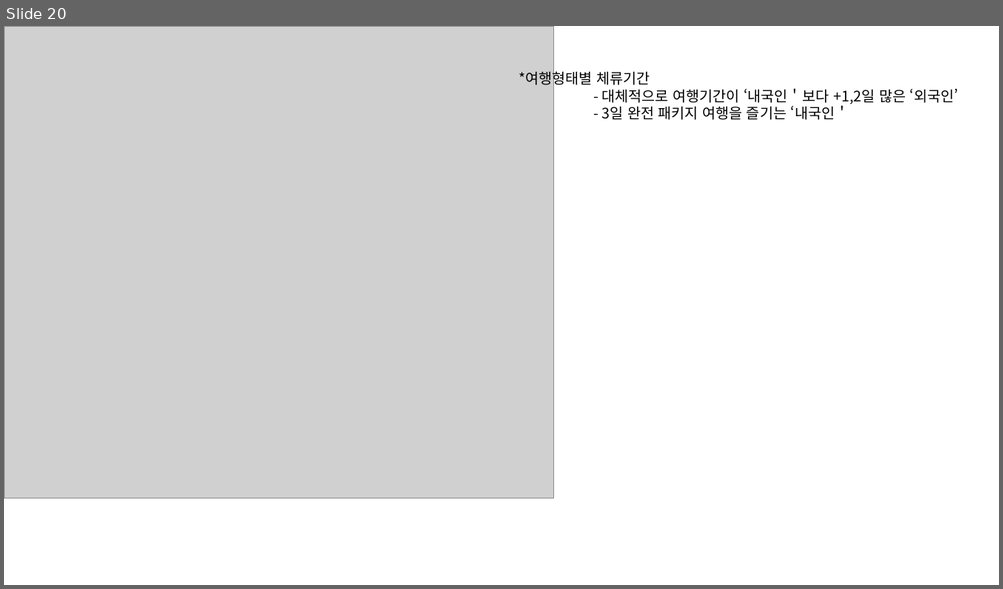
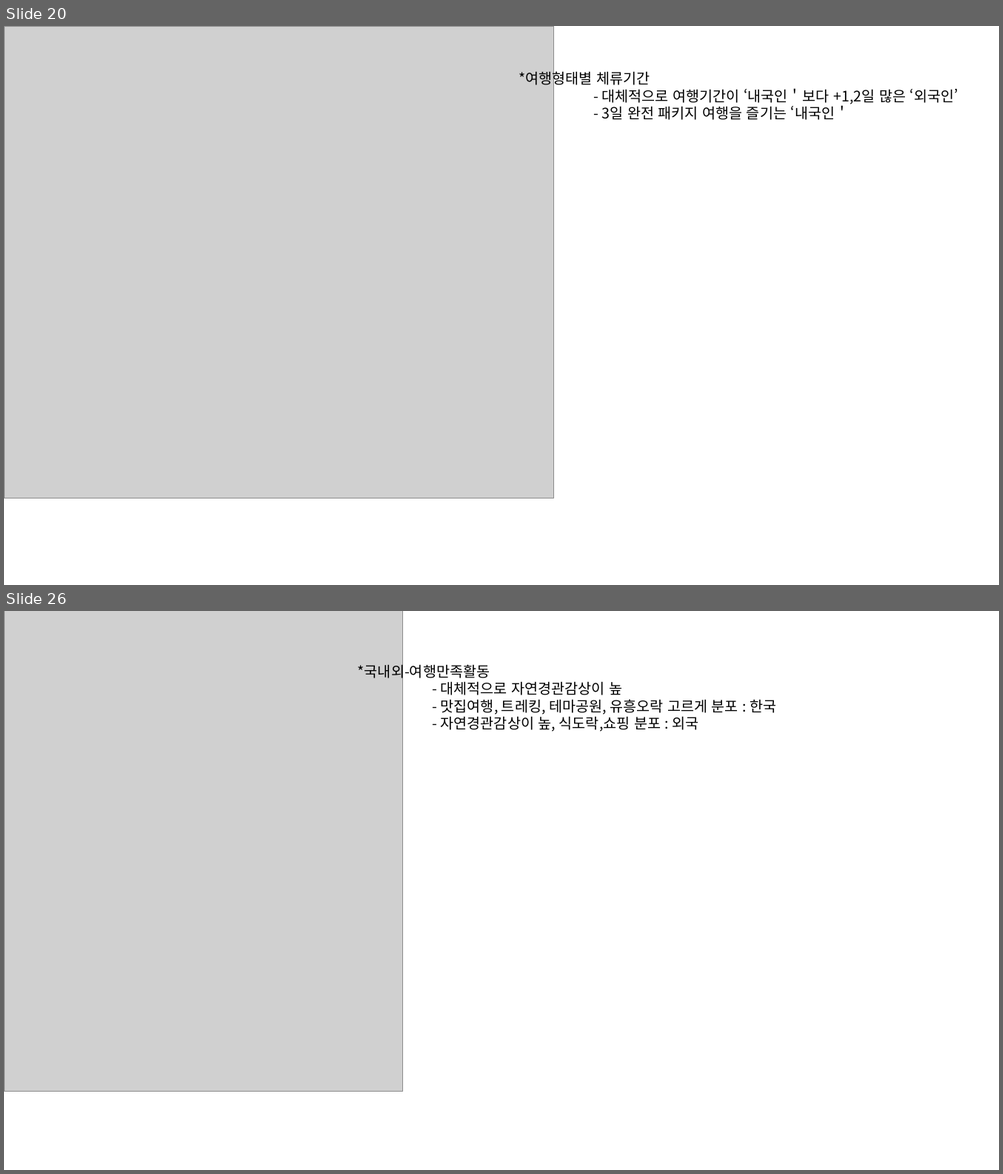
Before and after one commit to so-jeong0127/6-project, a slide deck: 김신혁/191215/r 그래프.pptx. Shown one above the other, each under a label of ours: slide 20 before the commit, slides 20 and 26 after it; the slides between them are not shown. The pictures are 1003x589 and 1003x1174 pixels, drawn with LibreOffice and Linux fonts; fonts in the diff are those of the drawing; grey boxes stand for pictures. Boxes give left, top, right and bottom in pixels: in the first picture for what was removed or moved away, otherwise in the second. Text is boxed around its words. In the diff, an @@ line names an element or a change of style, - is before the commit and + after.

```diff
--- a/김신혁/191215/r 그래프.pptx
+++ b/김신혁/191215/r 그래프.pptx
@@ slide 26 added at [4,611,999,1170], background #FFFFFF @@
@@ picture added at [4,611,402,1092] @@
@@ text added at [358,661,776,732], 14 pt, text #000000 @@
+*국내외-여행만족활동
+- 대체적으로 자연경관감상이 높
+- 맛집여행, 트레킹, 테마공원, 유흥오락 고르게 분포 : 한국
+- 자연경관감상이 높, 식도락,쇼핑 분포 : 외국
```
Also in this commit, not shown: 1 slide changed, 6 other slides added, 30 other files.
